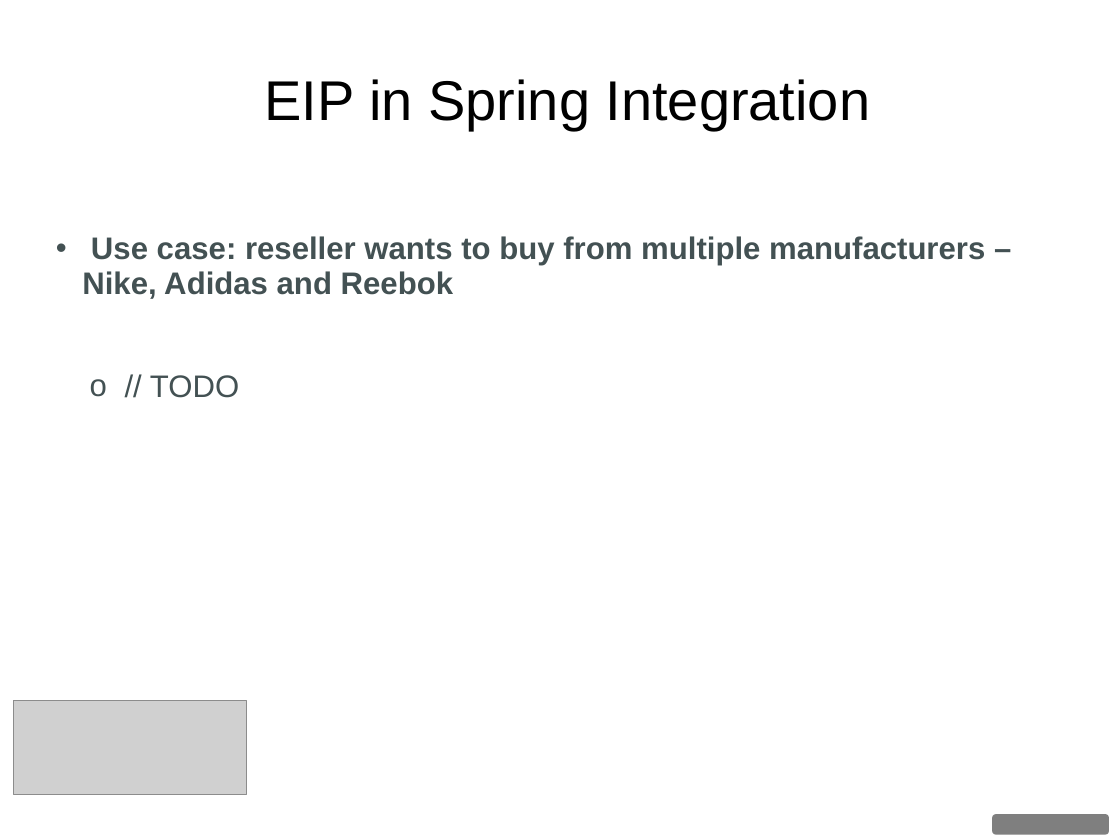
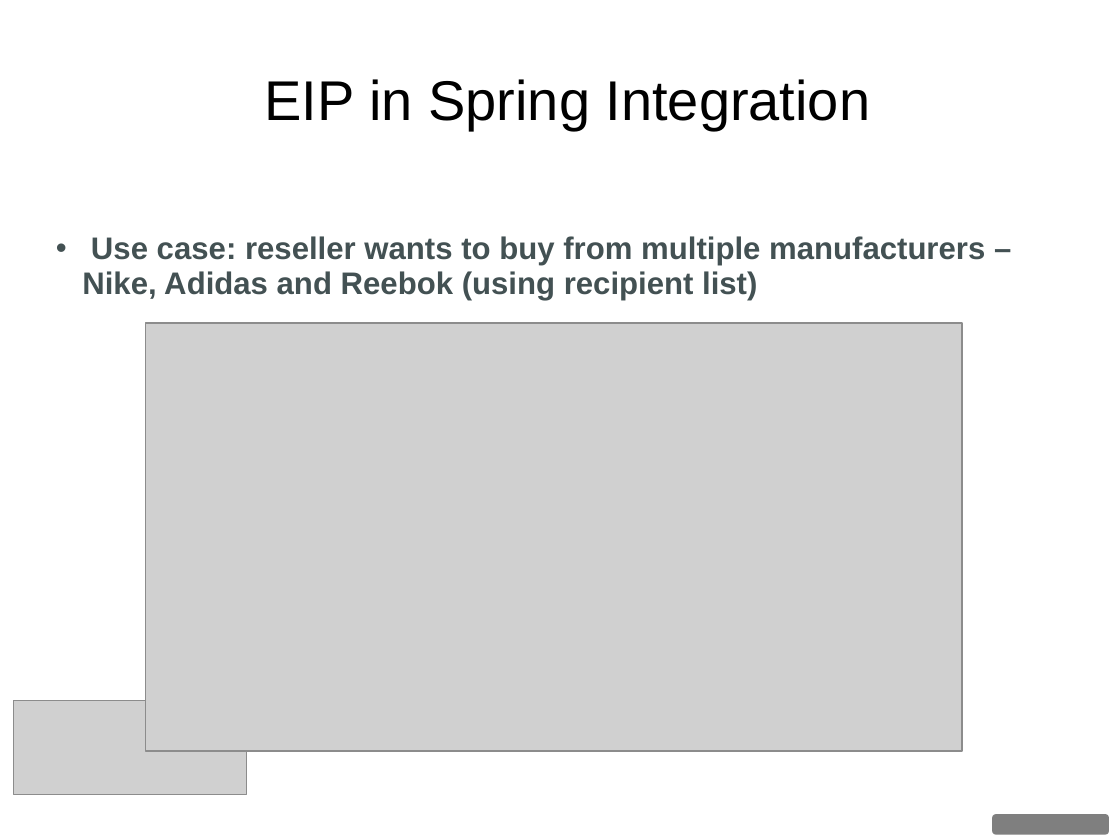
Before and after one commit to dgyordanov/springintegration, a slide deck: slide 38 of Spring_Integration.ppt (slide 34 before the commit). Drawn at 1120x840 pixels with LibreOffice and Linux fonts; fonts in the diff are those of the drawing; grey boxes stand for pictures; background and template pictures are left out. Boxes give left, top, right and bottom in pixels: in the first picture for what was removed or moved away, otherwise in the second. Text is boxed around its words. In the diff, an @@ line names an element or a change of style, - is before the commit and + after.

```diff
--- a/Spring_Integration.ppt
+++ b/Spring_Integration.ppt
@@ text at <box>82,236,985,300</box>: text changed @@
-• Use case: reseller wants to buy from multiple manufacturers – Nike, Adidas and Reebok
-  o // TODO
+• Use case: reseller wants to buy from multiple manufacturers – Nike, Adidas and Reebok (using recipient list)
@@ picture added at <box>146,323,962,750</box> @@
```
Also in this commit, not shown: 12 other slides changed, 1 slide added, 6 other files.
